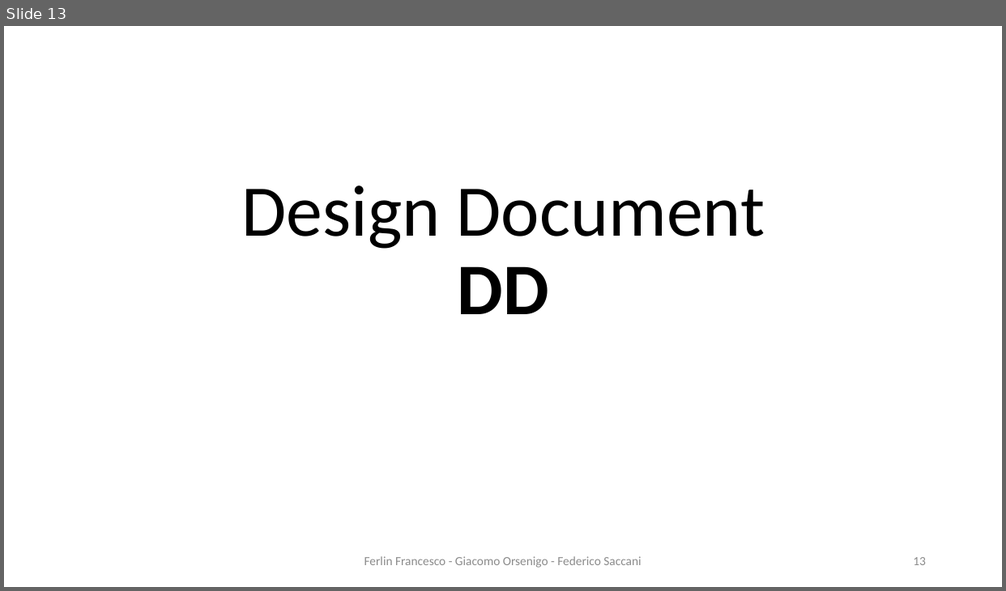
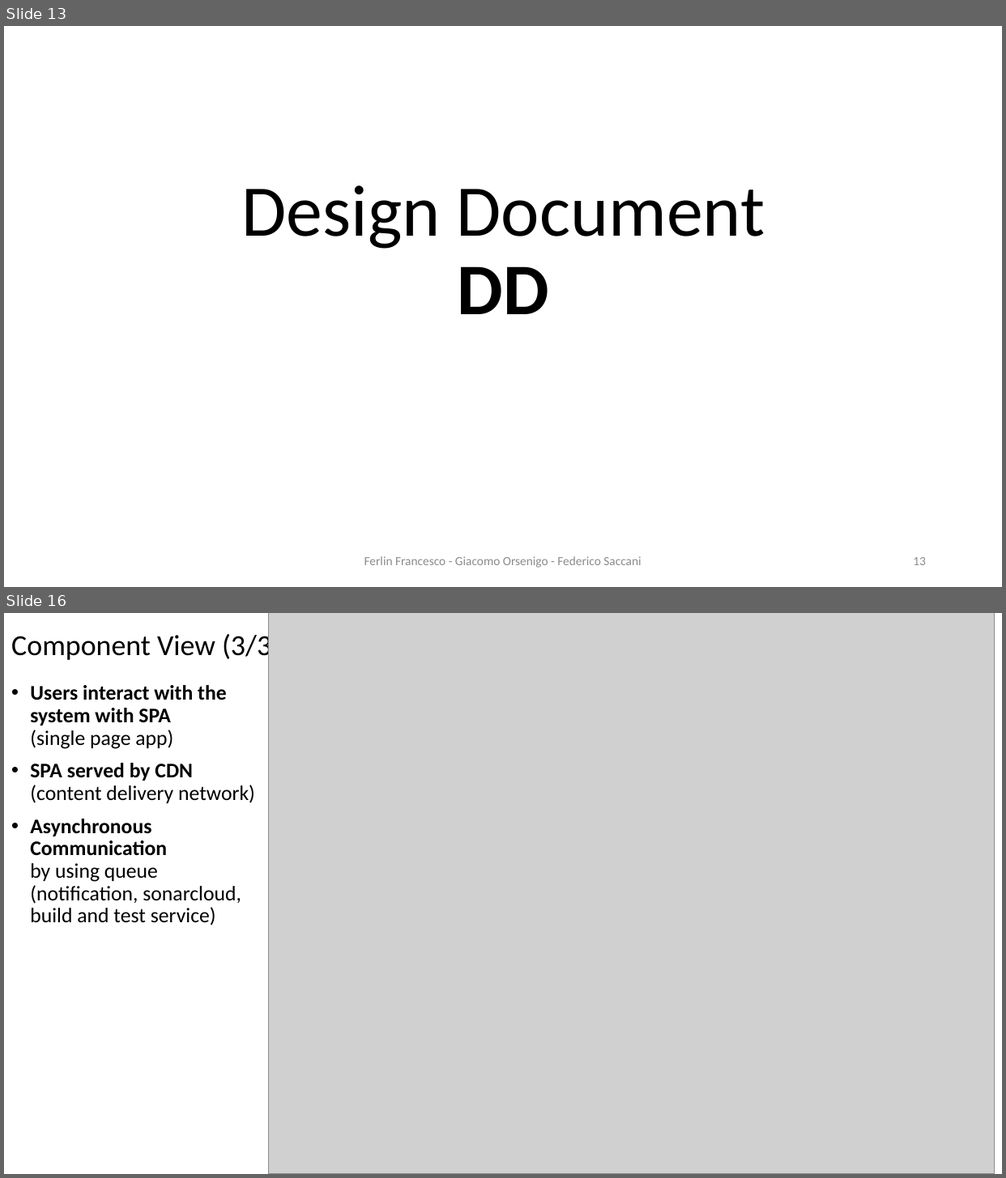
Before and after one commit to Furrrlo/CodeKataBattle, a slide deck: presentation/Presentation - Ferlin Orsenigo Saccani.pptx. Shown one above the other, each under a label of ours: slide 13 before the commit, slides 13 and 16 after it; the slides between them are not shown. The pictures are 1006x591 and 1006x1178 pixels, drawn with LibreOffice and Linux fonts; fonts in the diff are those of the drawing; grey boxes stand for pictures; background and template pictures are left out. Boxes give left, top, right and bottom in pixels: in the first picture for what was removed or moved away, otherwise in the second. Text is boxed around its words. In the diff, an @@ line names an element or a change of style, - is before the commit and + after.

```diff
--- a/presentation/Presentation - Ferlin Orsenigo Saccani.pptx
+++ b/presentation/Presentation - Ferlin Orsenigo Saccani.pptx
@@ slide 16 added at (x1=4, y1=613, x2=1002, y2=1174), background #FFFFFF @@
@@ title added at (x1=11, y1=631, x2=280, y2=662), 28 pt, text #000000 @@
+Component View (3/3)
@@ picture added at (x1=268, y1=613, x2=995, y2=1174) @@
@@ text added at (x1=30, y1=685, x2=255, y2=926), 20 pt, text #000000 @@
+• Users interact with the
+  system with SPA
+  (single page app)
+• SPA served by CDN
+  (content delivery network)
+• Asynchronous
+  Communication
+  by using queue
+  (notification, sonarcloud,
+  build and test service)
```
Also in this commit, not shown: 11 other slides added, 30 other files.
